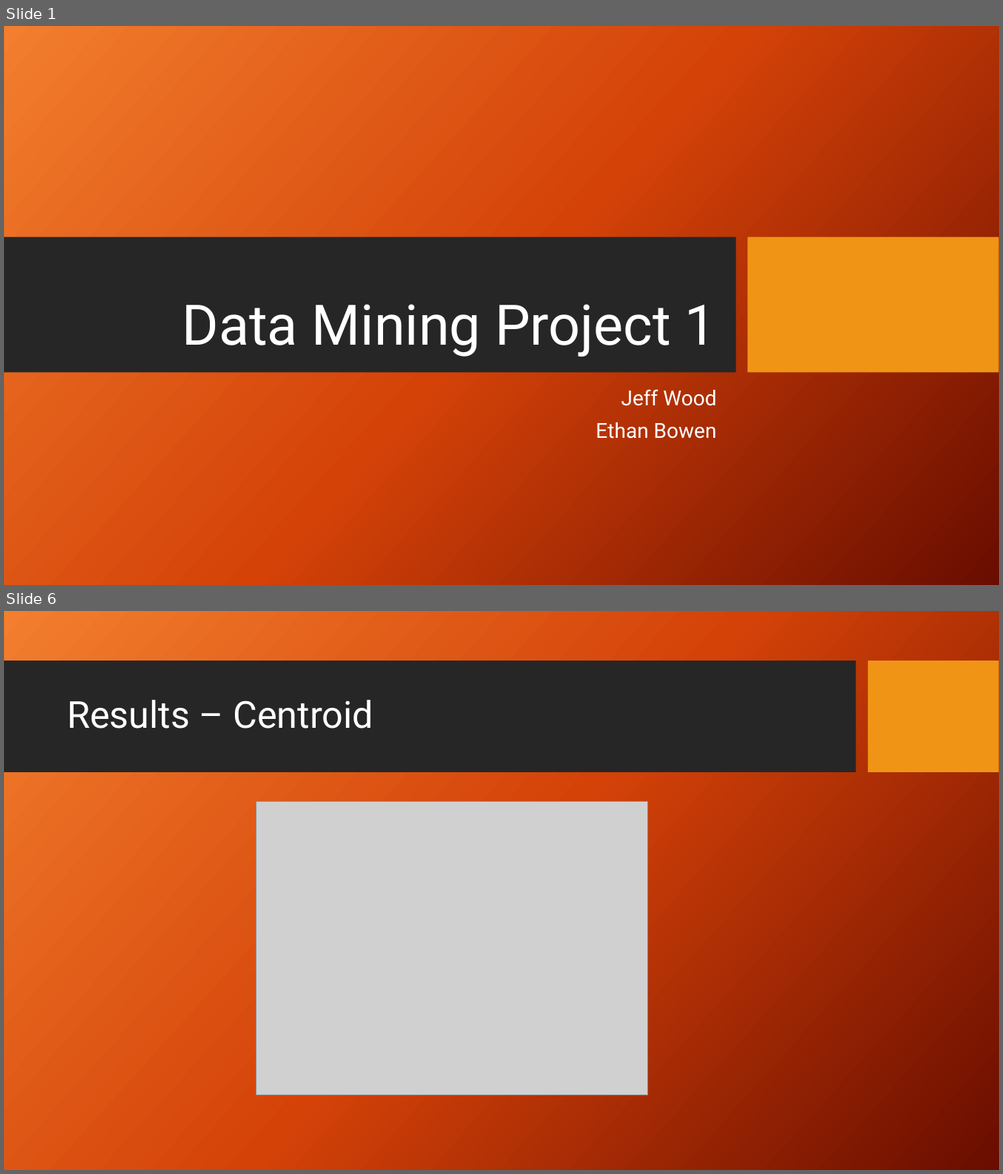
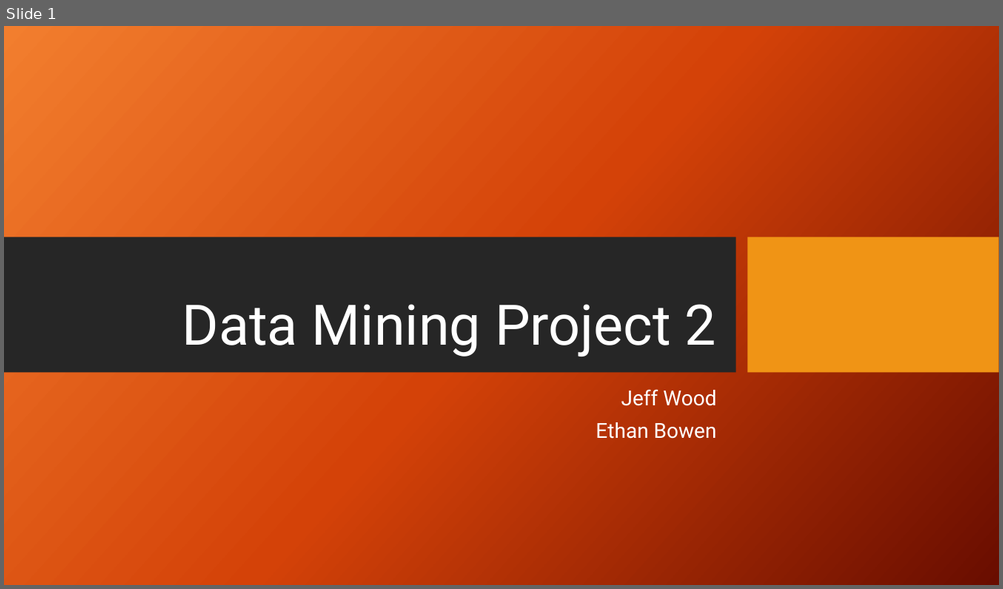
Before and after one commit to WoodMath/cse5334, a slide deck: hw02/Data Mining Project 2.pptx. Shown one above the other, each under a label of ours: slides 1 and 6 before the commit, slide 1 after it; the slides between them are not shown. The pictures are 1003x1174 and 1003x589 pixels, drawn with LibreOffice and Linux fonts; fonts in the diff are those of the drawing; grey boxes stand for pictures; background and template pictures are left out. Boxes give left, top, right and bottom in pixels: in the first picture for what was removed or moved away, otherwise in the second. Text is boxed around its words. In the diff, an @@ line names an element or a change of style, - is before the commit and + after.

```diff
--- a/hw02/Data Mining Project 2.pptx
+++ b/hw02/Data Mining Project 2.pptx
@@ slide 6 removed at <box>4,611,999,1170</box>, background picture (left out) @@
@@ rectangle removed at <box>4,661,855,773</box> @@
@@ rectangle removed at <box>868,661,999,773</box> @@
@@ title removed at <box>67,700,373,729</box> @@
-Results – Centroid
@@ picture removed at <box>256,802,648,1096</box> @@
@@ slide 1 changed as well @@
@@ title at <box>182,304,716,357</box>: text changed @@
-Data Mining Project 1
+Data Mining Project 2
```
Also in this commit, not shown: 4 slides added, 10 other slides removed, 5 other files.
